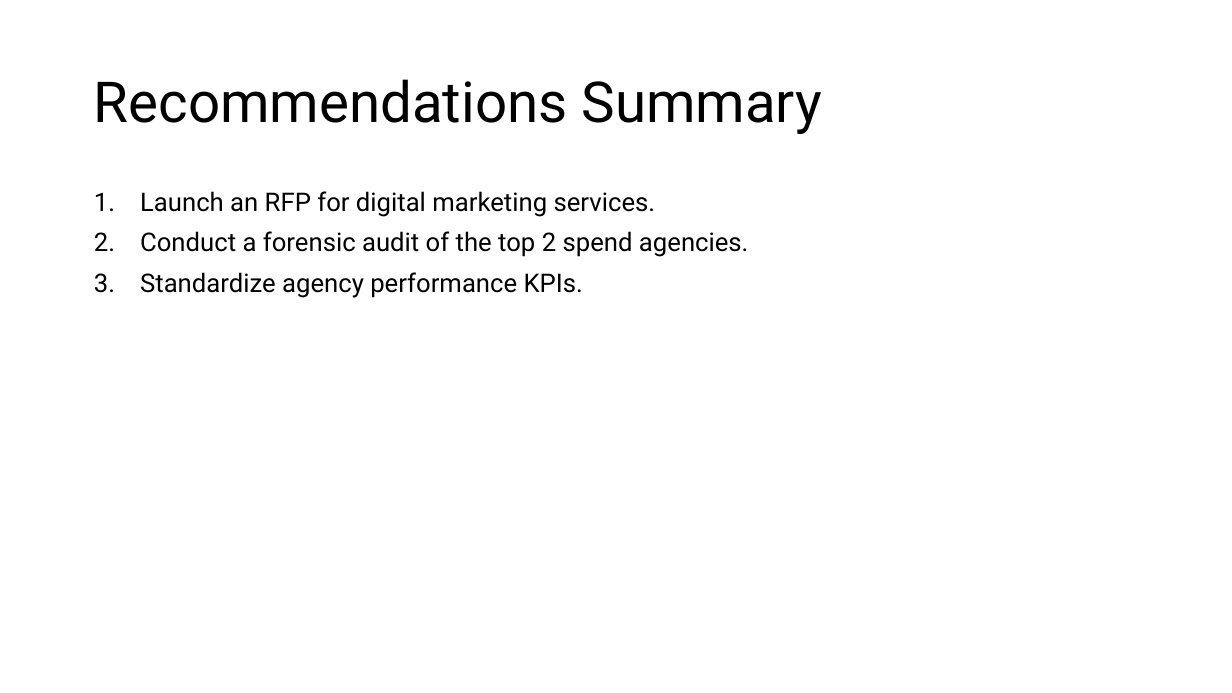
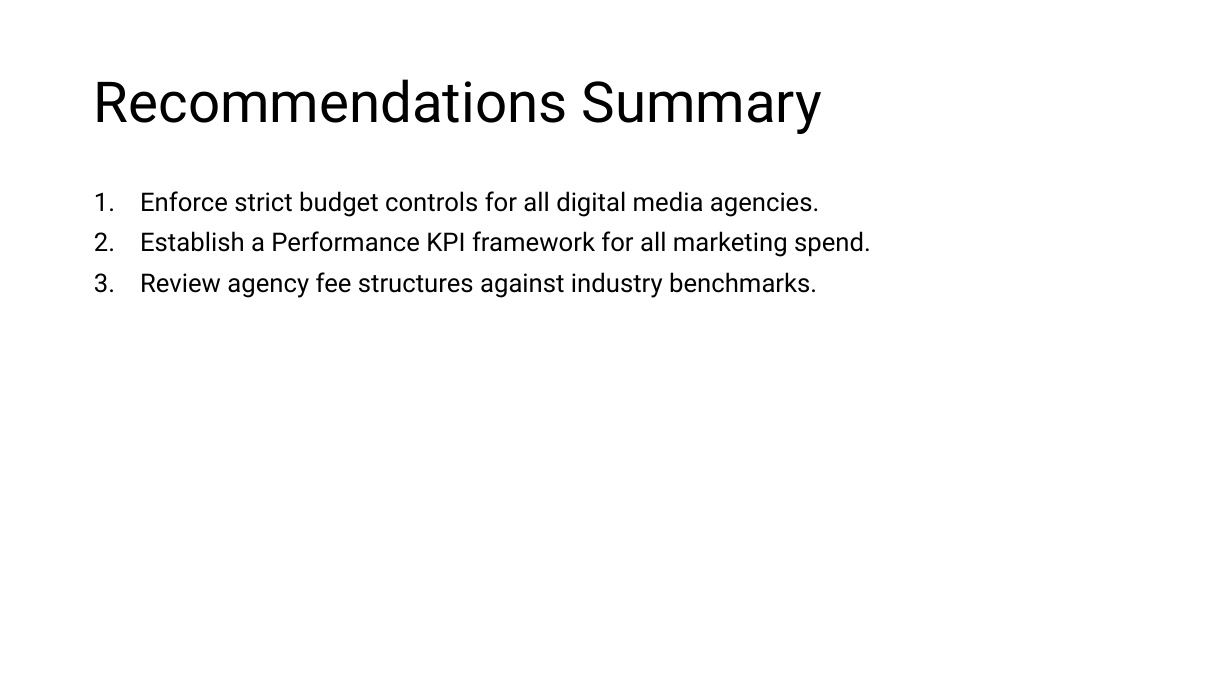
Before and after one commit to DenzDy/ia-report-bot-tools, a slide deck: slide 5 of generated_pptx/IA_Report_Marketing_Spend_Efficiency.pptx. Drawn at 1232x693 pixels with LibreOffice and Linux fonts; fonts in the diff are those of the drawing. Boxes give left, top, right and bottom in pixels: in the first picture for what was removed or moved away, otherwise in the second. Text is boxed around its words. In the diff, an @@ line names an element or a change of style, - is before the commit and + after.

```diff
--- a/generated_pptx/IA_Report_Marketing_Spend_Efficiency.pptx
+++ b/generated_pptx/IA_Report_Marketing_Spend_Efficiency.pptx
@@ text at (140, 191, 871, 298): text changed @@
-1. Launch an RFP for digital marketing services.
-2. Conduct a forensic audit of the top 2 spend agencies.
-3. Standardize agency performance KPIs.
+1. Enforce strict budget controls for all digital media agencies.
+2. Establish a Performance KPI framework for all marketing spend.
+3. Review agency fee structures against industry benchmarks.
```
Also in this commit, not shown: 5 other slides changed, 41 other files.
